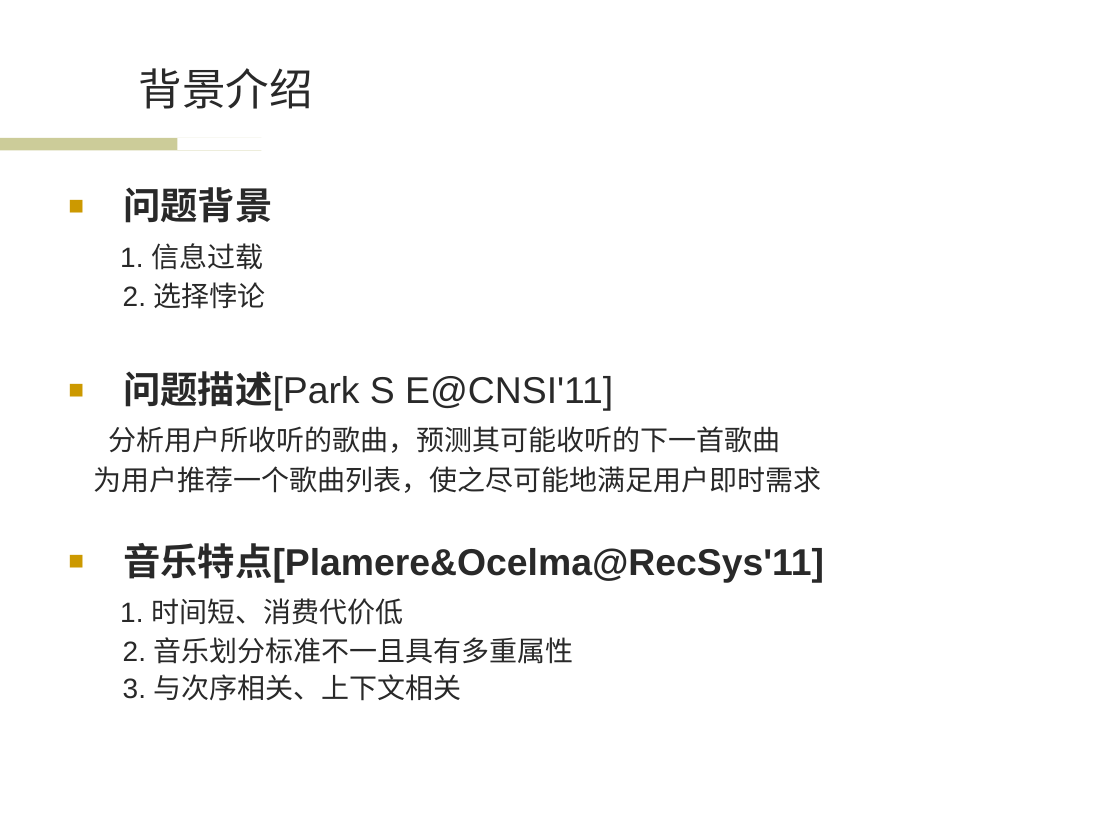
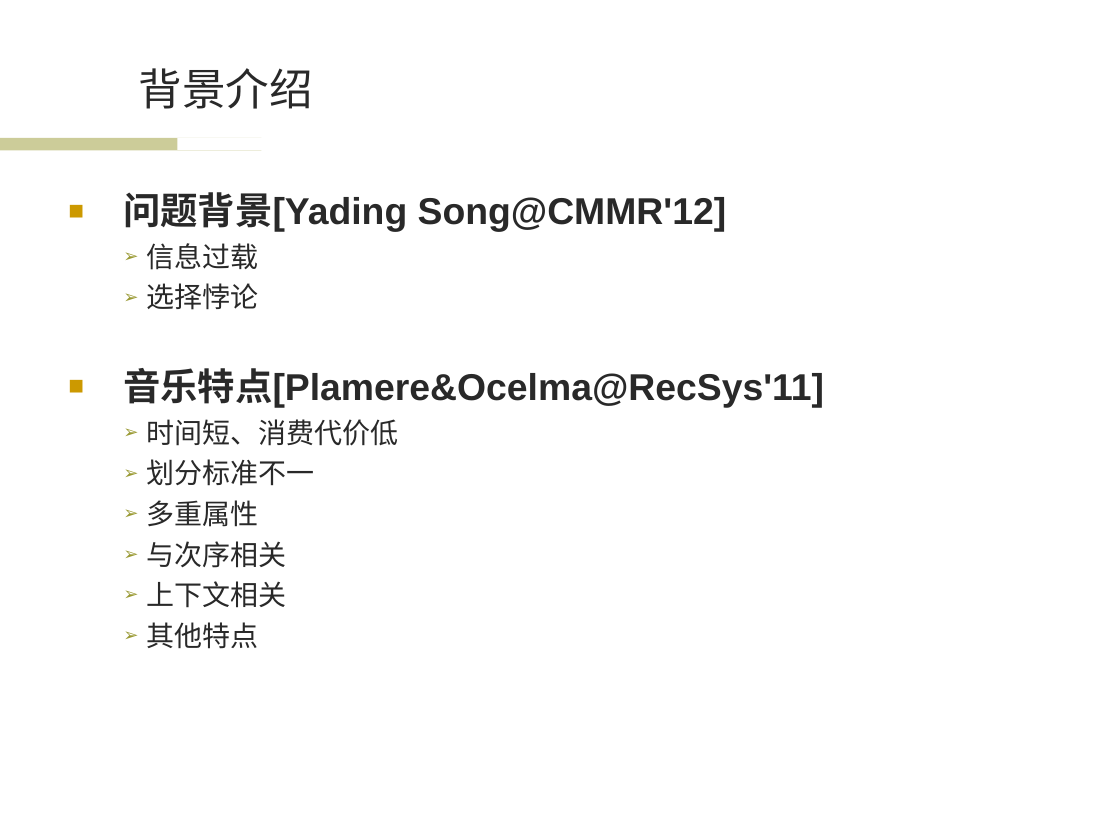
Before and after one commit to wwssttt/NJUThesis, a slide deck: slide 3 of ppt/一种基于时间序列分析的个性化音乐推荐系统及其实现.ppt. Drawn at 1120x840 pixels with LibreOffice and Linux fonts; fonts in the diff are those of the drawing; background and template pictures are left out. Boxes give left, top, right and bottom in pixels: in the first picture for what was removed or moved away, otherwise in the second. Text is boxed around its words. In the diff, an @@ line names an element or a change of style, - is before the commit and + after.

```diff
--- a/ppt/一种基于时间序列分析的个性化音乐推荐系统及其实现.ppt
+++ b/ppt/一种基于时间序列分析的个性化音乐推荐系统及其实现.ppt
@@ text at (123, 192, 727, 310): text changed; size 18 to 24 pt; font Noto Sans CJK SC to Arial; bold on @@
-■ 问题背景
-1. 信息过载
-2. 选择悖论
-■ 问题描述[Park S E@CNSI'11]
-分析用户所收听的歌曲，预测其可能收听的下一首歌曲
-为用户推荐一个歌曲列表，使之尽可能地满足用户即时需求
+■ 问题背景[Yading Song@CMMR'12]
+  ➢ 信息过载
+  ➢ 选择悖论
@@ text at (123, 368, 824, 408): line spacing 0.9 to 1 @@
@@ text at (147, 419, 399, 649): text changed @@
-1. 时间短、消费代价低
-2. 音乐划分标准不一且具有多重属性
-3. 与次序相关、上下文相关
+  ➢ 时间短、消费代价低
+  ➢ 划分标准不一
+  ➢ 多重属性
+  ➢ 与次序相关
+  ➢ 上下文相关
+  ➢ 其他特点
```
Also in this commit, not shown: 9 other slides changed, 2 slides added, 1 slide removed.
